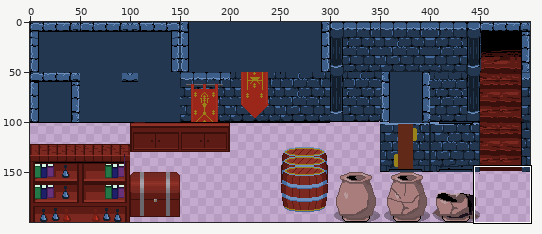
File history of a sprite sheet, images/dungeonWalls.png. Above: a wide view before the commit, with the close-up outlined.
Close-up. Old version:
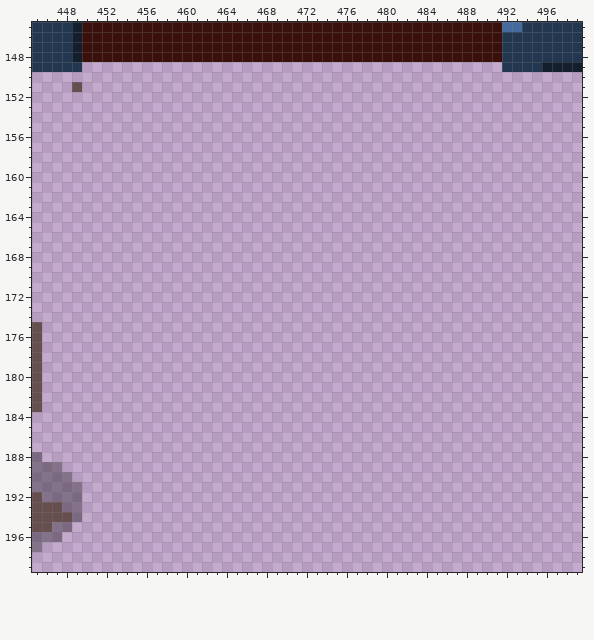
The file is 500x200 pixels. Colours within 5 levels of each other are drawn and written as one. Shown: x 445..499, y 145..199.
Once edited:
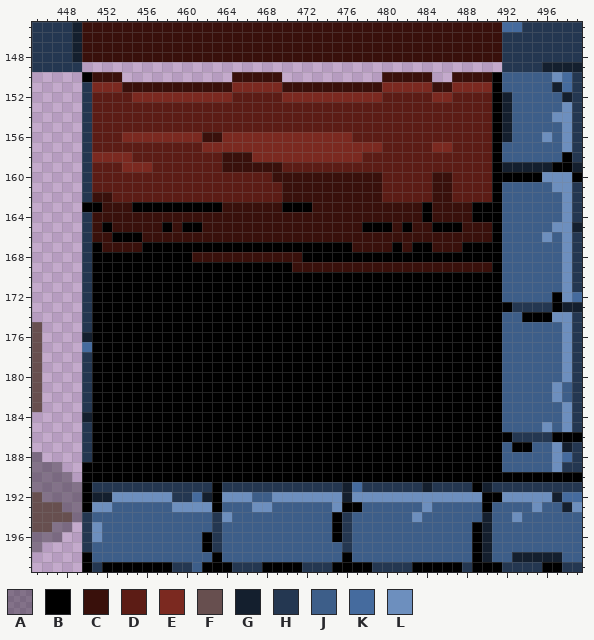
Palette (. is transparent): A #00000054  B #000000  C #39100b  D #5c1c15  E #7b2920  F #674f4f  G #141f2e  H #243751  J #3d5e89  K #456b9e  L #6d8fbe
The author wrote: add a stairs down tile, backport vases to asesprite file
Changes in this commit:
y 150: x 450..453 .... -> BCCC; x 465..469 ..... -> CCCCC; x 480..484 ..... -> CCCCC; x 487..499 ............. -> CCCCBJJJJJLKH
y 151: x 449..499 F.................................................. -> .HEEECCCCCCCCCCCEEEEECCCCCCCCCCEEEEECCEEEEBJJJJJGKH
y 152: x 450..499 .................................................. -> HDDDDEEEEEEEEEEDDDDDEEEEEEEEEEDDDDDEEDDDDBGJJJJJGH
y 153: x 450..499 .................................................. -> HDDDDDDDDDDDDDDDDDDDDDDDDDDDDDDDDDDDDDDDDBGJJJJJLH
y 154: x 450..499 .................................................. -> HDDDDDDDDDDDDDDDDDDDDDDDDDDDDDDDDDDDDDDDDBGJJJJLLH
y 155: x 450..499 .................................................. -> HDDDDDDDDDDDDDDDDDDDDDDDDDDDDDDDDDDDDDDDDBGJJJJJLH
y 156: x 450..499 .................................................. -> HDDDEEEEEEEECCEEEEEEEEEEEEEDDDDDDDDDDDDDDBGJJJLJLH
y 157: x 450..499 .................................................. -> HDDDDDDDDDDDEEEEEEEEEEEEEEEEEEDDDDDEEDDDDBJJJJJJLH
y 158: x 450..499 .................................................. -> HEEEEDDDDDDDDDCCCEEEEEEEEEEEDDDDDDDDDDDDDBJJJJJJBH
y 159: x 450..499 .................................................. -> HDDDEEEDDDDDDDCCCCCCDDDDDDDDDDDDDDDDDDDDDBGGGGGBBG
y 160: x 450..499 .................................................. -> HDDDDDDDDDDDDDDDDDDCCCCCCCCCCCDDDDDCCDDDDBBBBBLLLB
y 161: x 450..499 .................................................. -> HDDDDDDDDDDDDDDDDDDDCCCCCCCCCCDDDDDCCDDDDBJJJJJLLH
y 162: x 450..499 .................................................. -> HCCDDDDDDDDDDDDDDDDDCCCCCCCCCCDDDDDCCDDDDBJJJJJJLH
y 163: x 450..499 .................................................. -> BBCCCBBBBBBBBBCCCCCCBBBCCCCCCCCCCCBCCCCBBBJJJJJJLH
y 164: x 450..499 .................................................. -> HCCCCCCCCCCCCCCCCCCCCCCCCCCCCCCCCCBCCCCBBBJJJJJJLH
y 165: x 450..499 .................................................. -> HCBCCCCCBCBBCCCCCCCCCCCCCCCCBBBCBCCBBBCCCBJJJJJLLG
y 166: x 450..499 .................................................. -> HCCBBBCCCCCCCCCCCCCCCCCCCCCCCCCCCCCCCCCCCBJJJJLJLH
y 167: x 450..499 .................................................. -> HBCCCCBBBBBBBBBBBBBBBBBBBBBCCCCBCBBCCCBBBBJJJJJJLH
y 168: x 450..499 .................................................. -> HBBBBBBBBBBCCCCCCCCCCCBBBBBBBBBBBBBBBBBBBBJJJJJJLH
y 169: x 450..499 .................................................. -> HBBBBBBBBBBBBBBBBBBBBCCCCCCCCCCCCCCCCCCCCBJJJJJJLH
y 170..171: x 450..499 .................................................. -> HBBBBBBBBBBBBBBBBBBBBBBBBBBBBBBBBBBBBBBBBBJJJJJJLH
y 172: x 450..499 .................................................. -> HBBBBBBBBBBBBBBBBBBBBBBBBBBBBBBBBBBBBBBBBBJJJJJBLK
y 173: x 450..499 .................................................. -> HBBBBBBBBBBBBBBBBBBBBBBBBBBBBBBBBBBBBBBBBBBHHHHBGG
y 174: x 450..499 .................................................. -> HBBBBBBBBBBBBBBBBBBBBBBBBBBBBBBBBBBBBBBBBBJJBBBLLH
y 175: x 450..499 .................................................. -> HBBBBBBBBBBBBBBBBBBBBBBBBBBBBBBBBBBBBBBBBBJJJJJJLH
y 176: x 450..499 .................................................. -> GBBBBBBBBBBBBBBBBBBBBBBBBBBBBBBBBBBBBBBBBBJJJJJJLH
y 177: x 450..499 .................................................. -> KBBBBBBBBBBBBBBBBBBBBBBBBBBBBBBBBBBBBBBBBBJJJJJJLH
y 178..180: x 450..499 .................................................. -> HBBBBBBBBBBBBBBBBBBBBBBBBBBBBBBBBBBBBBBBBBJJJJJJLH
y 181..182: x 450..499 .................................................. -> HBBBBBBBBBBBBBBBBBBBBBBBBBBBBBBBBBBBBBBBBBJJJJJLJH
y 183: x 450..499 .................................................. -> HBBBBBBBBBBBBBBBBBBBBBBBBBBBBBBBBBBBBBBBBBJJJJJJLH
y 184: x 450..499 .................................................. -> GBBBBBBBBBBBBBBBBBBBBBBBBBBBBBBBBBBBBBBBBBJJJJJJLH
y 185: x 450..499 .................................................. -> HBBBBBBBBBBBBBBBBBBBBBBBBBBBBBBBBBBBBBBBBBJJJJLJLH
y 186: x 450..499 .................................................. -> HBBBBBBBBBBBBBBBBBBBBBBBBBBBBBBBBBBBBBBBBBBHHHHBBB
y 187: x 450..499 .................................................. -> HBBBBBBBBBBBBBBBBBBBBBBBBBBBBBBBBBBBBBBBBBJBBJJLGH
y 188: x 450..499 .................................................. -> HBBBBBBBBBBBBBBBBBBBBBBBBBBBBBBBBBBBBBBBBBJJJJJLKH
y 189: x 450..499 .................................................. -> BBBBBBBBBBBBBBBBBBBBBBBBBBBBBBBBBBBBBBBBBBJJJJJLHH
y 190: x 450..499 .................................................. -> BBBBBBBBBBBBBBBBBBBBBBBBBBBBBBBBBBBBBBBBBBBBBBBBBB
y 191: x 450..499 .................................................. -> BHHHHHHHHHHHHBHHHHHHHHHHHHGKHHHHHHGHHHHBGHHHHHHHHH
y 192: x 450..499 .................................................. -> BGGLLLLLLHHKGBLLLJJLLLLLLLGLLLLLLLLLLLLLBBLLLLLGKK
y 193: x 450..499 .................................................. -> BLLJJJJJJLLLLBJJJLLJJJJJJLBBJJJJJJLJJJJJBJJJJLJJGL
y 194: x 450..499 .................................................. -> HJJJJJJJJJJJJHLJJJJJJJJJJBHJJJJJJLJJJJJJGJJLJJJJJJ
y 195: x 450..499 .................................................. -> HLJJJJJJJJJJJHJJJJJJJJJJJBHJJJJJJJJJJJJBGJJJJJJJJJ
y 196: x 450..499 .................................................. -> HLJJJJJJJJJJBHJJJJJJJJJJJBHJJJJJJJJJJJJBGJJJJJJJJJ
y 197: x 450..499 .................................................. -> HJJJJJJJJJJJBHJJJJJJJJJJJJHJJJJJJJJJJJJBGJJJJJJJJJ
y 198: x 450..499 .................................................. -> BJJJJJJJJJJJJBJJJJJJJJJJJJBJJJJJJJJJJJJBGJJGGGGGJJ
y 199: x 450..499 .................................................. -> BHBBBBBBBHHJBBBHHHBBBBHHHBBBBHHHHBBBBBHBBBHHHHBBHH
